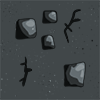
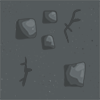
The second 100px x 100px image is a revision of the first. Changes to its layers:
added layer "Rectangle 1" above "Layer 002" over (x1=0, y1=0, x2=100, y2=100)
